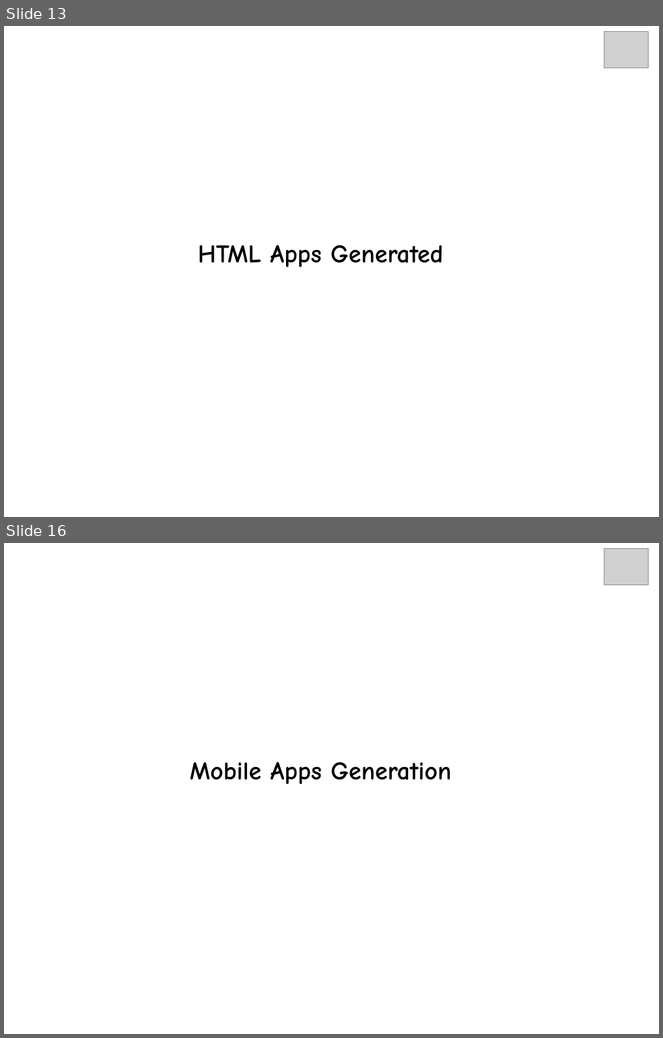
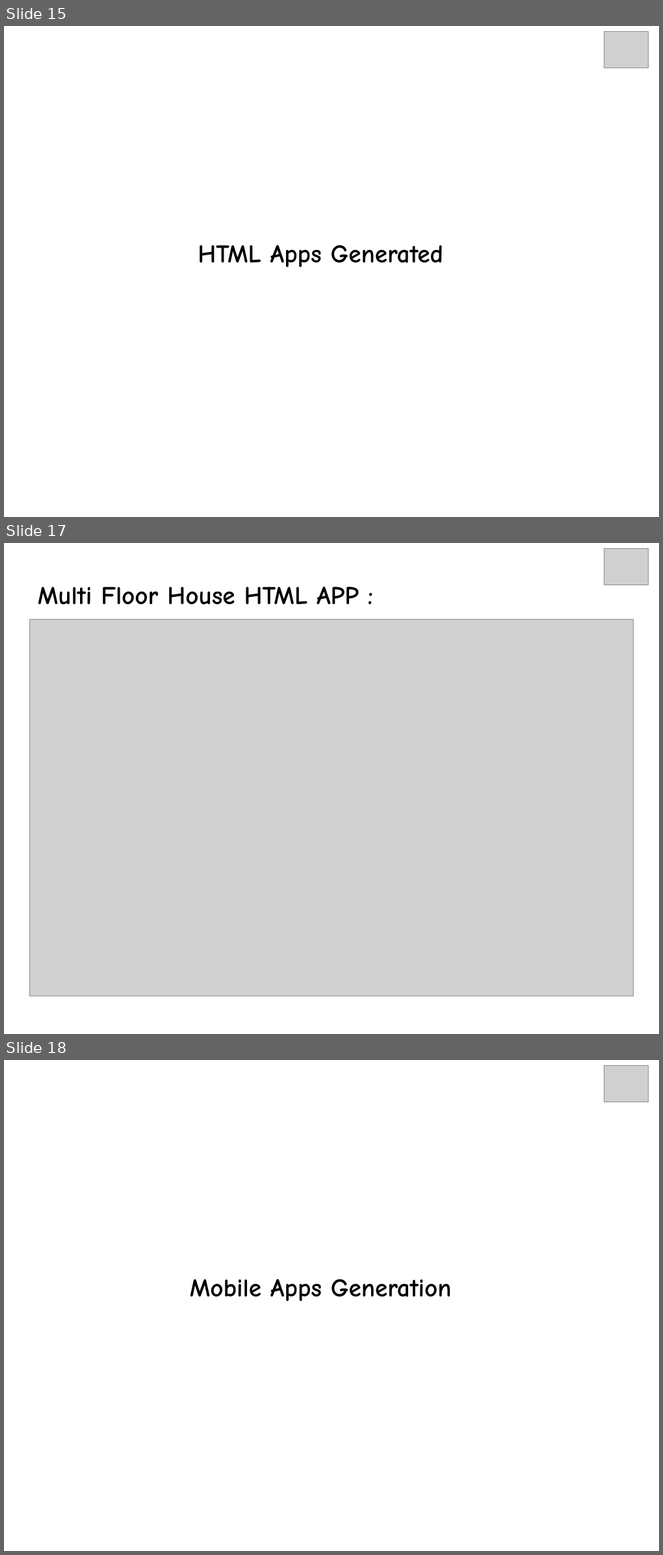
Before and after one commit to dinguluer/UiMagician, a slide deck: tutorials/I_UiMagician_Introduction.ppt. Shown one above the other, each under a label of ours: slides 13 and 16 before the commit, slides 15, 17 and 18 after it; the slides between them are not shown. The pictures are 663x1038 and 663x1555 pixels, drawn with LibreOffice and Linux fonts; fonts in the diff are those of the drawing; grey boxes stand for pictures; background and template pictures are left out. Boxes give left, top, right and bottom in pixels: in the first picture for what was removed or moved away, otherwise in the second. Text is boxed around its words. In the diff, an @@ line names an element or a change of style, - is before the commit and + after.

```diff
--- a/tutorials/I_UiMagician_Introduction.ppt
+++ b/tutorials/I_UiMagician_Introduction.ppt
@@ slide 17 added at [4, 543, 659, 1034], background #FFFFFF @@
@@ picture added at [605, 548, 649, 585] @@
@@ text added at [38, 587, 359, 605], 28 pt, text #000000, bold @@
+Multi Floor House HTML APP :
@@ picture added at [29, 620, 634, 997] @@
@@ what was slide 13 is now slide 15 @@
@@ what was slide 16 is now slide 18 @@
```
Also in this commit, not shown: 1 slide changed, 3 other slides added, 2 slides removed.
